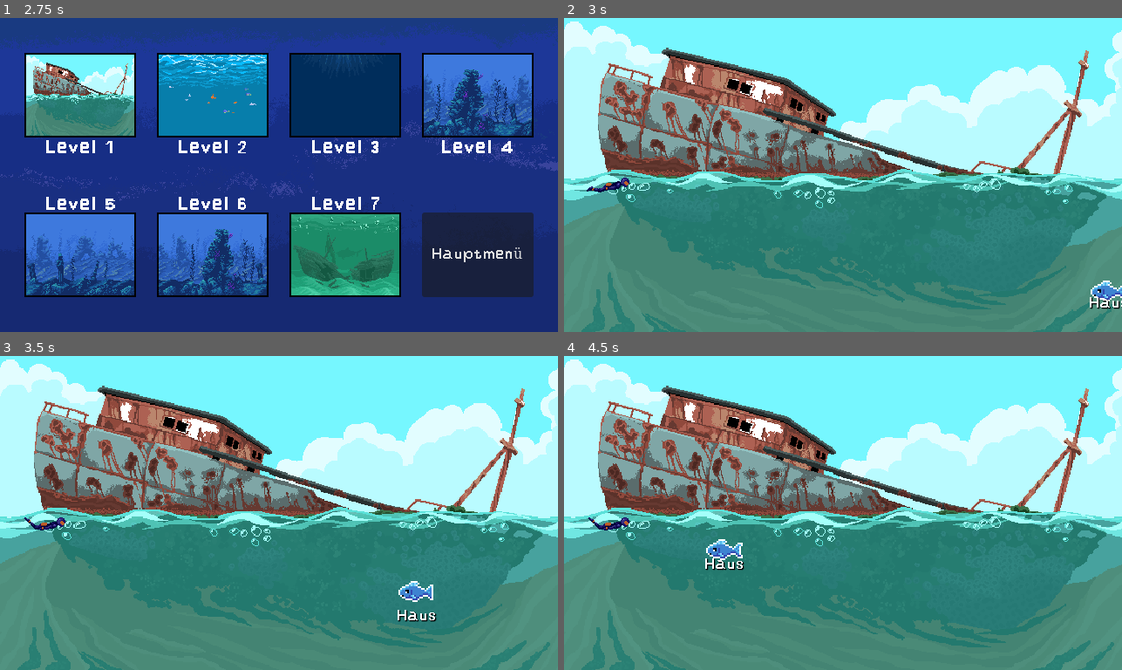
Above: before the commit, frames 1-4 (two rows, left to right).
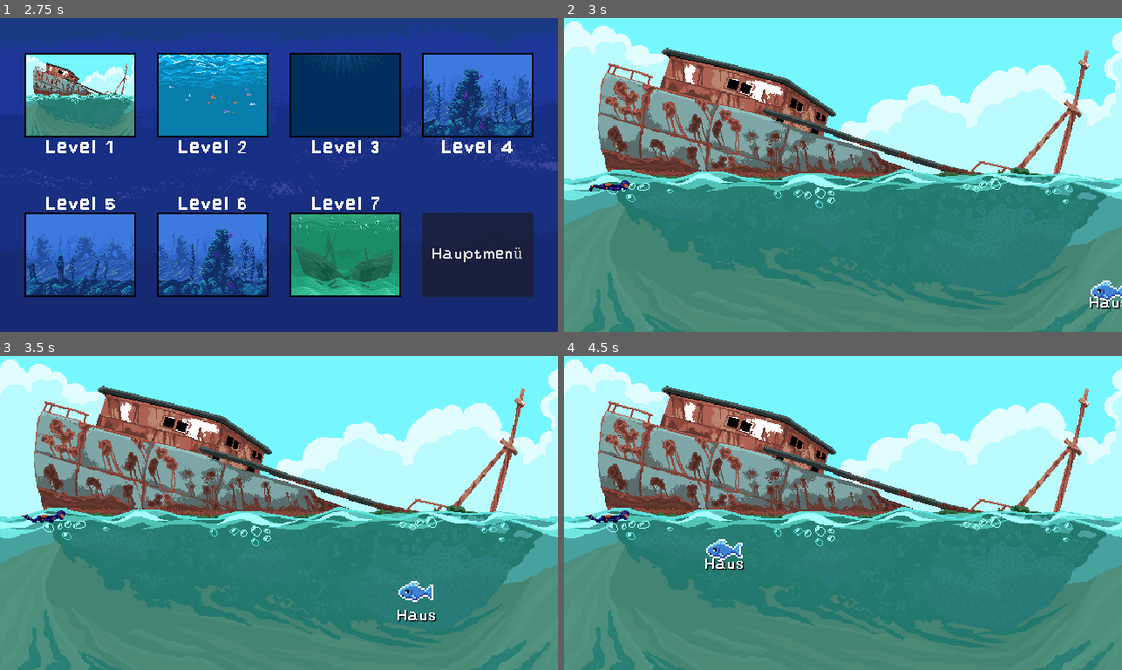
Above: after the commit, the same moments.

Repository: lehmius/typing-tides
Game: Godot game, scene res://scenes/game.tscn
The game is run twice, just before and just after one commit, with the same random seed, the same clock (stepped at 60 frames per second) and the same inputs. The engine's default icon, where the game draws it, is replaced by a stand-in: a white triangle on a blue panel in a dark square.
Inputs (mouse positions are in pixels of both pictures, inside the frame that each line leads up to):
- Up to frame 1 (2.75 s): tap Enter at 0.5 s; move the mouse to (401, 159) at 0.52 s; click (401, 159) at 0.67 s; click (22, 36) at 1.25 s; tap Space at 2 s; move the mouse to (167, 190) at 2.02 s; click (167, 190) at 2.17 s
- Up to frame 2 (3 s): click (642, 96) at 2.75 s
- Up to frame 3 (3.5 s): no input
- Up to frame 4 (4.5 s): move the mouse to (898, 443) at 3.52 s; click (898, 443) at 3.67 s; move the mouse to (815, 575) at 4.27 s; click (815, 575) at 4.42 s

Frame 1 is identical in both runs. In frame 2, 0.1% of the frame differs, in the area x 4-12%, y 50-56%; in frame 3, 0.3%, in the area x 3-12%, y 49-56%; in frame 4, 0.3%.

Commit message:
Added popups setting global state to paused/unpaused on instantiation/freeing

Diff:
--- a/scripts/popup.gd
+++ b/scripts/popup.gd
@@ -5,5 +5,9 @@
 @onready var close_button: Button = $Panel/Button
 @export var ui_element:Control
 
+func _ready() -> void:
+	GlobalState.setPaused()
+
 func _on_button_button_down() -> void:
+	GlobalState.setUpaused()
 	ui_element.queue_free()
